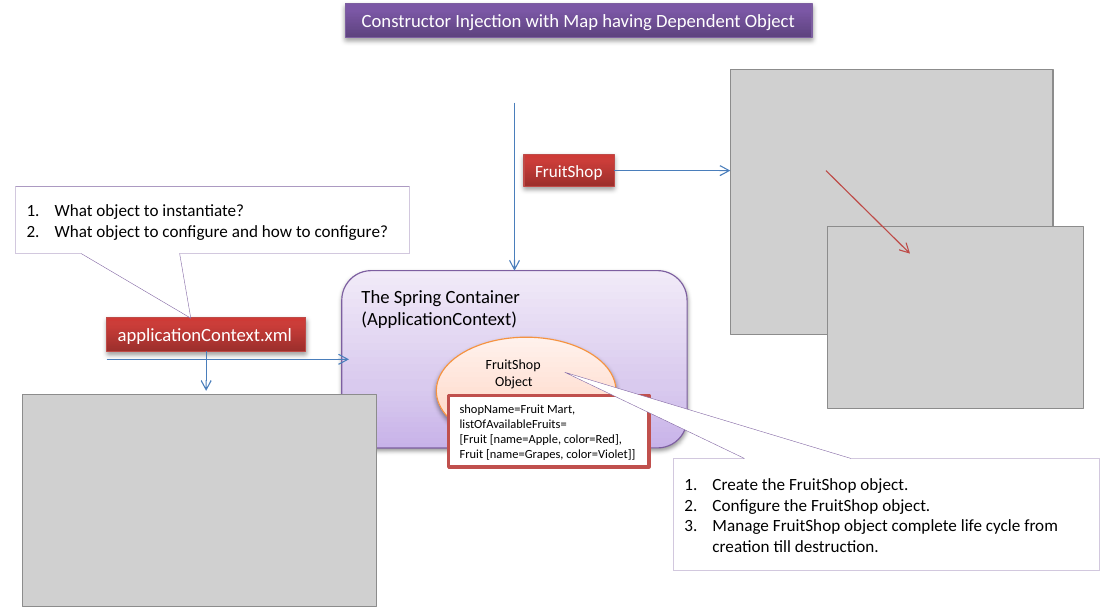
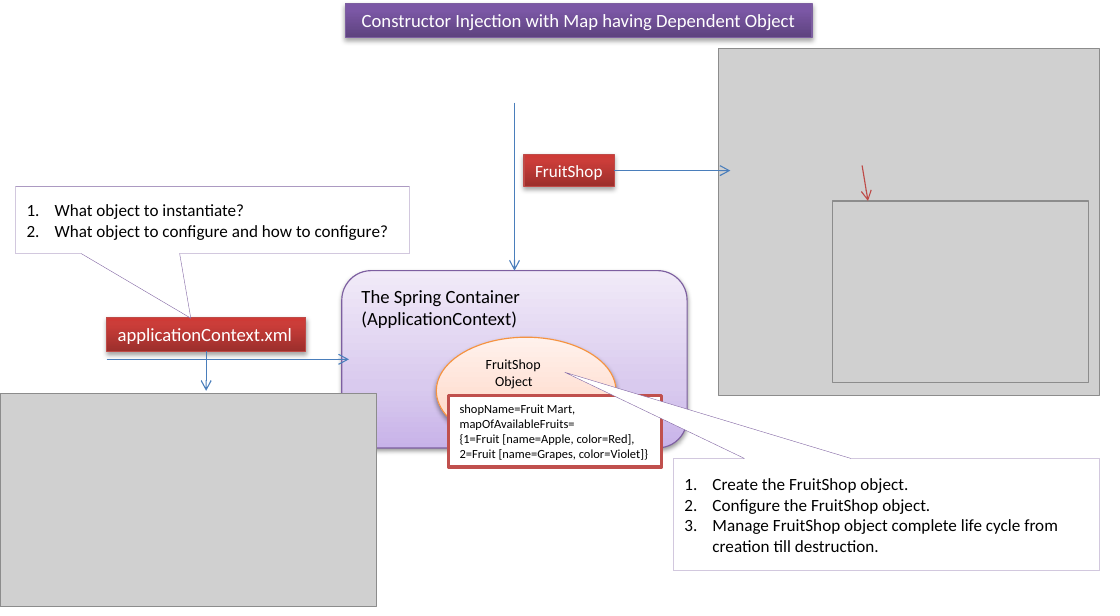
Before and after one commit to ramram43210/javaee, a slide deck: slide 4 of Later/Spring/4_Dependency_Injection/13/Constructor Injection with Map having Dependent Object_set.pptx. Drawn at 1120x616 pixels with LibreOffice and Linux fonts; fonts in the diff are those of the drawing; grey boxes stand for pictures. Boxes give left, top, right and bottom in pixels: in the first picture for what was removed or moved away, otherwise in the second. Text is boxed around its words. In the diff, an @@ line names an element or a change of style, - is before the commit and + after.

```diff
--- a/Later/Spring/4_Dependency_Injection/13/Constructor Injection with Map having Dependent Object_set.pptx
+++ b/Later/Spring/4_Dependency_Injection/13/Constructor Injection with Map having Dependent Object_set.pptx
@@ picture: place and size @@
-picture at (730, 69, 1053, 334)
+picture at (718, 48, 1099, 395)
@@ arrow moved from (827, 170) - (909, 253) to (862, 166) - (868, 200) @@
@@ picture: place and size @@
-picture at (827, 226, 1083, 408)
+picture at (833, 200, 1090, 382)
@@ picture: place and size @@
-picture at (22, 394, 376, 607)
+picture at (0, 393, 376, 607)
@@ rectangle "shopName=Fruit Mart,": place and size @@
-rectangle "shopName=Fruit Mart," at (449, 395, 650, 467)
+rectangle "shopName=Fruit Mart," at (449, 395, 662, 467)
@@ text in rectangle at (460, 419, 648, 460): text changed @@
-listOfAvailableFruits=
-[Fruit [name=Apple, color=Red],
-Fruit [name=Grapes, color=Violet]]
+mapOfAvailableFruits=
+{1=Fruit [name=Apple, color=Red],
+2=Fruit [name=Grapes, color=Violet]}
```
Also in this commit, not shown: 2 other slides changed, 15 other files.
